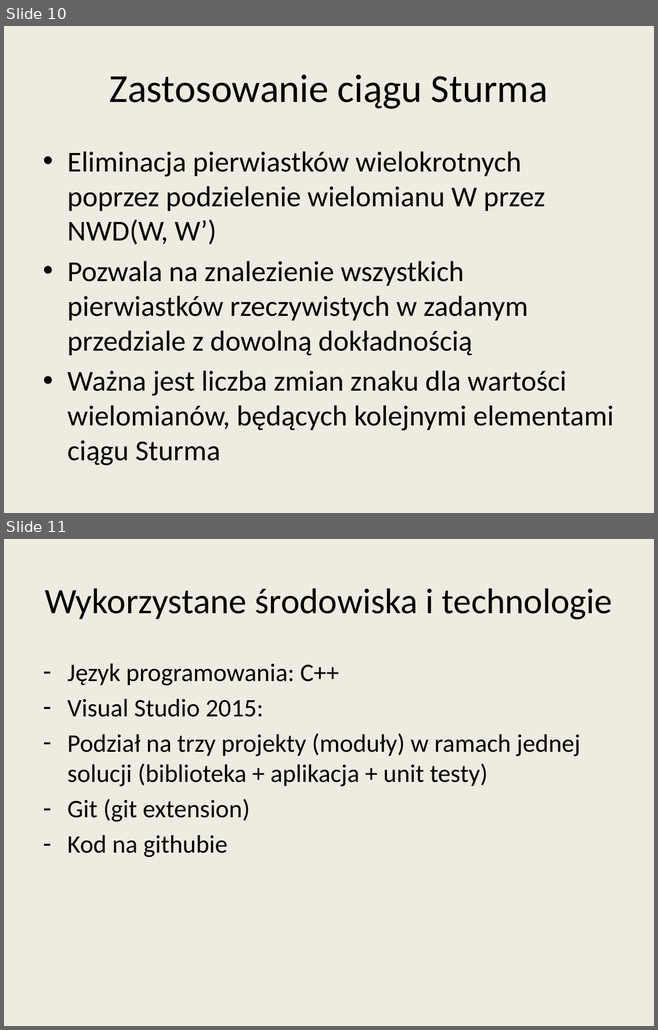
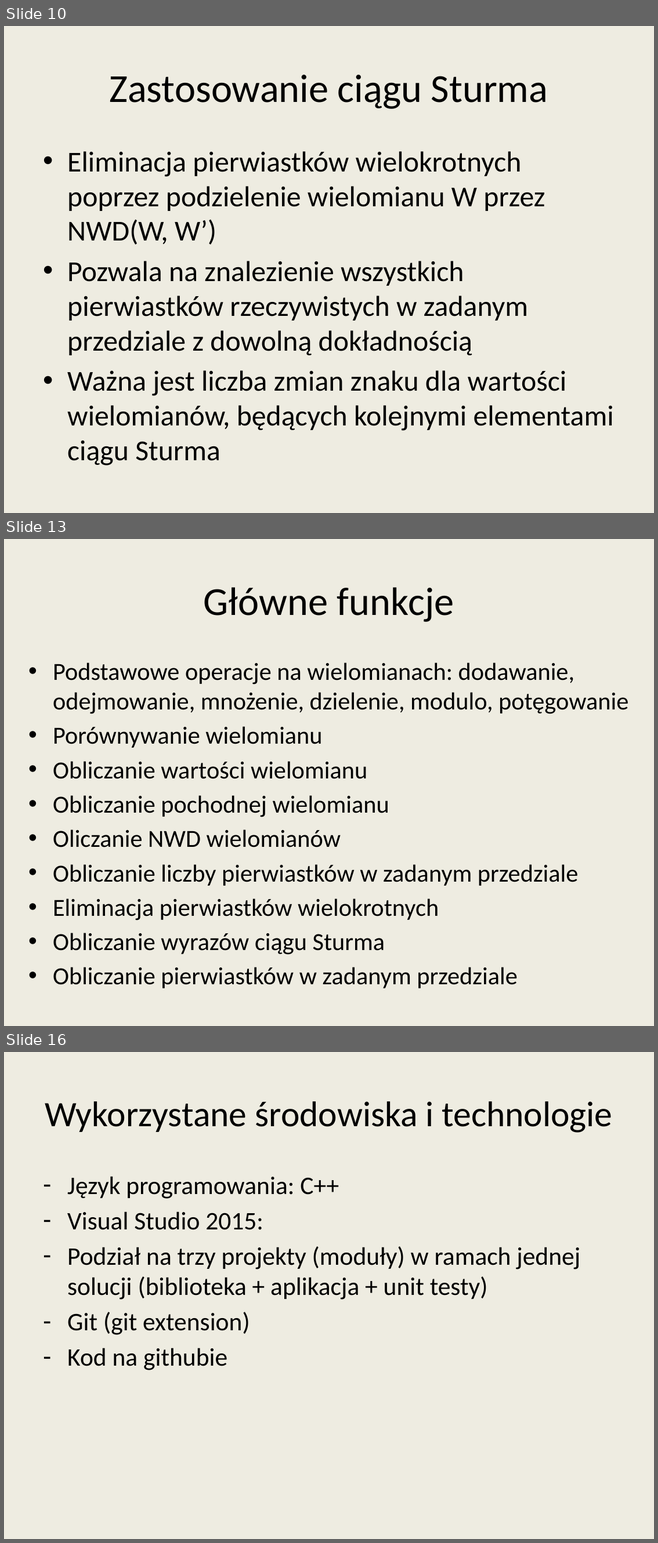
Before and after one commit to wojtekpas/PracaMagisterska, a slide deck: Praca/Seminarium/seminarium_prez2.pptx. Shown one above the other, each under a label of ours: slides 10 and 11 before the commit, slides 10, 13 and 16 after it; the slides between them are not shown. The pictures are 658x1030 and 658x1543 pixels, drawn with LibreOffice and Linux fonts; fonts in the diff are those of the drawing. Boxes give left, top, right and bottom in pixels: in the first picture for what was removed or moved away, otherwise in the second. Text is boxed around its words. In the diff, an @@ line names an element or a change of style, - is before the commit and + after.

```diff
--- a/Praca/Seminarium/seminarium_prez2.pptx
+++ b/Praca/Seminarium/seminarium_prez2.pptx
@@ slide 13 added at <box>4,539,654,1026</box>, background #EEECE1 @@
@@ title added at <box>204,587,454,622</box>, 44 pt, text #000000 @@
+Główne funkcje
@@ text added at <box>53,663,628,988</box>, 27.2 pt, text #000000 @@
+• Podstawowe operacje na wielomianach: dodawanie, odejmowanie, mnożenie, dzielenie, modulo, potęgowanie
+• Porównywanie wielomianu
+• Obliczanie wartości wielomianu
+• Obliczanie pochodnej wielomianu
+• Oliczanie NWD wielomianów
+• Obliczanie liczby pierwiastków w zadanym przedziale
+• Eliminacja pierwiastków wielokrotnych
+• Obliczanie wyrazów ciągu Sturma
+• Obliczanie pierwiastków w zadanym przedziale
@@ what was slide 11 is now slide 16 @@
```
Also in this commit, not shown: 4 other slides added.
